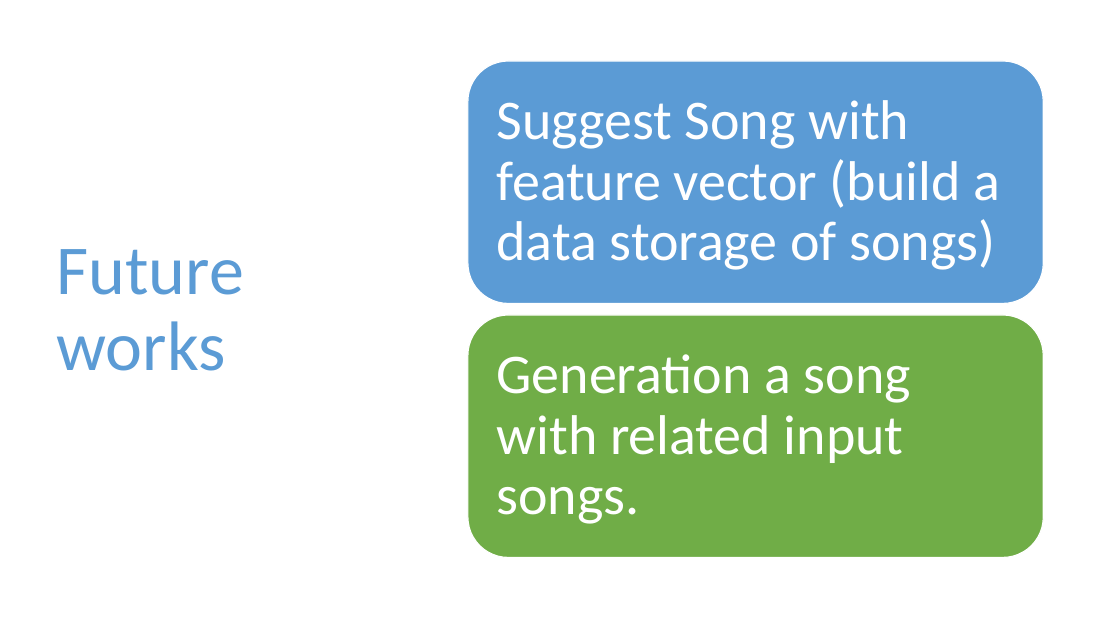
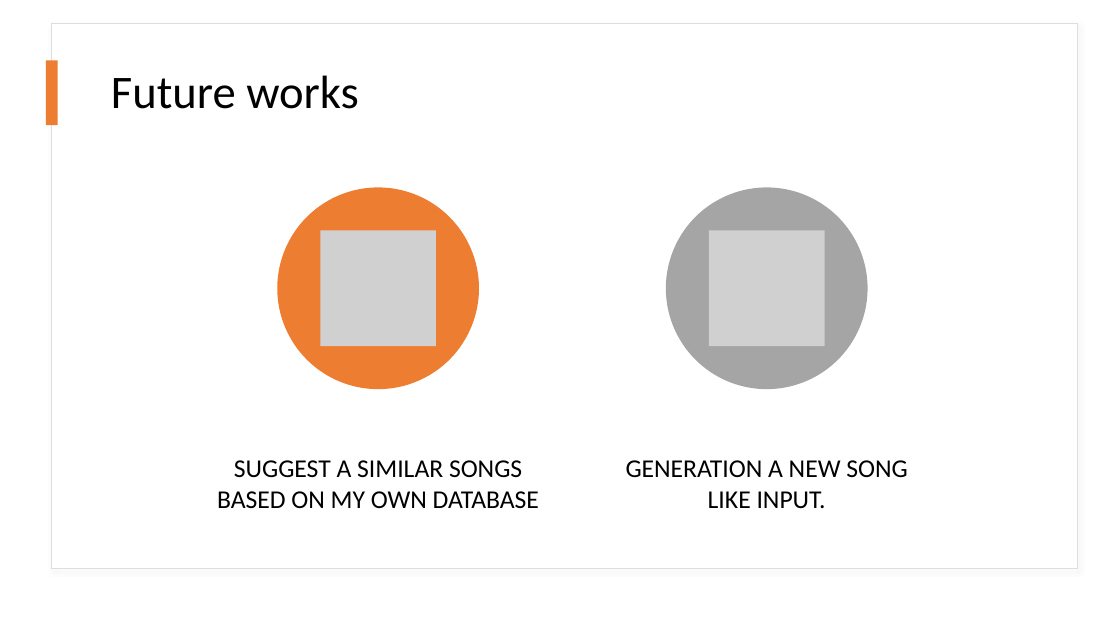
Before and after one commit to alo360/MusicClassification, a slide deck: slide 6 of MusicClasiffication.pptx. Drawn at 1120x630 pixels with LibreOffice and Linux fonts; fonts in the diff are those of the drawing; grey boxes stand for pictures. Boxes give left, top, right and bottom in pixels: in the first picture for what was removed or moved away, otherwise in the second. Text is boxed around its words. In the diff, an @@ line names an element or a change of style, - is before the commit and + after.

```diff
--- a/MusicClasiffication.pptx
+++ b/MusicClasiffication.pptx
@@ rectangle added at [51,24,1077,569], fill #FFFFFF, outline #DEDEDE 1 pt @@
@@ title "Future works": place and size @@
-title "Future works" at [57,249,244,371]
+title "Future works" at [111,75,359,109]
@@ title "Future works" at [111,75,359,109]: size 60 to 40 pt, text colour #5B9BD5 to #000000 @@
@@ rectangle added at [46,60,58,125], fill #ED7D31 @@
@@ rounded rectangle removed at [468,61,1044,304] @@
@@ text removed at [497,100,1000,270] @@
-Suggest Song with feature vector (build a data storage of songs)
@@ group added at [217,187,868,508]: 2 ellipses, 2 pictures, 1 text @@
+SUGGEST A SIMILAR SONGS BASED ON MY OWN DATABASE
@@ rounded rectangle removed at [468,315,1044,558] @@
@@ text "GENERATION A NEW SONG LIKE ..." at [626,460,907,509]: vertical alignment middle to top @@
@@ text at [626,460,907,509]: text changed; size 48 to 22 pt; text colour #FFFFFF to #000000 @@
-Generation a song with related input songs.
+GENERATION A NEW SONG LIKE INPUT.
```
Also in this commit, not shown: 4 other slides changed.
